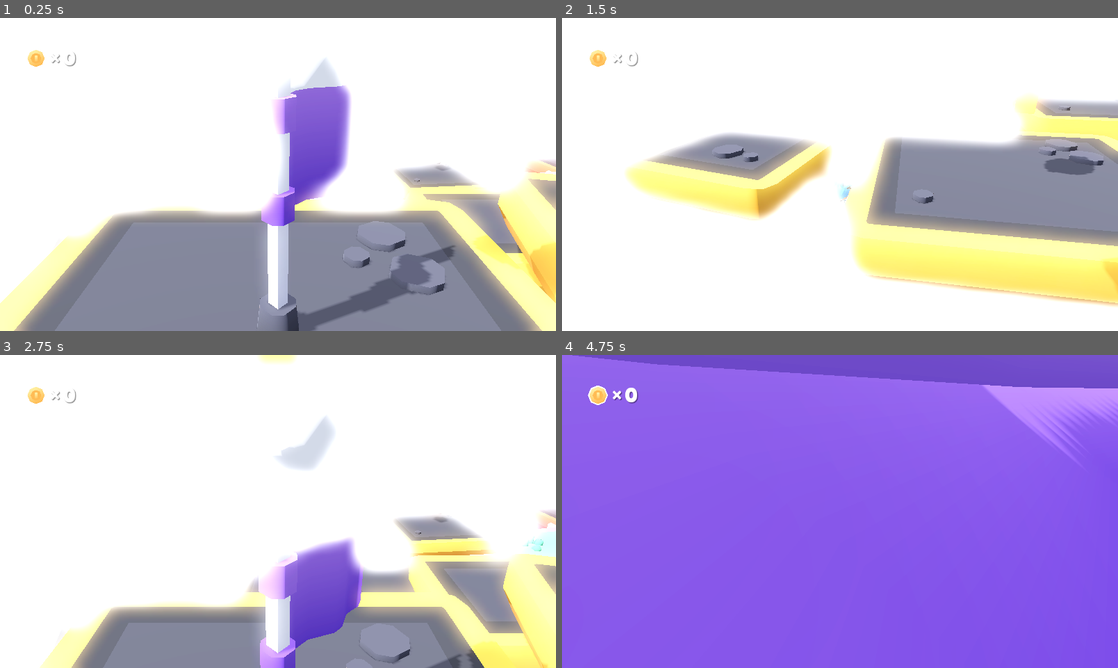
Above: before the commit, frames 1-4 (two rows, left to right).
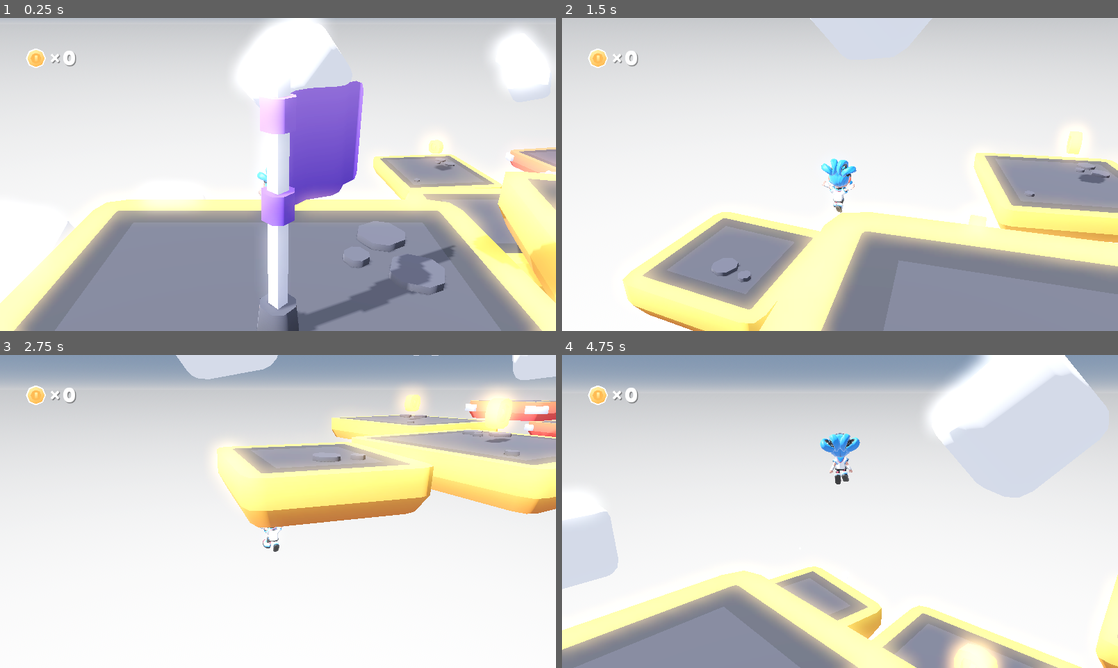
Above: after the commit, the same moments.

Repository: LucasTMartins/plataform-game
Game: Godot game, scene res://scenes/main.tscn
Two runs of this game, one before a commit and one after it. Both use one fixed random seed, a clock stepped at 60 frames per second and the inputs below.
Inputs (mouse positions are in pixels of both pictures, inside the frame that each line leads up to):
- Up to frame 1 (0.25 s): no input
- Up to frame 2 (1.5 s): tap Enter (ui_accept) at 0.5 s; move the mouse to (867, 174) at 0.52 s; hold W (move_forward) from 0.53 s (still down); tap Space (jump) at 0.6, 0.77, 1.07 s; move the mouse to (812, 174) at 1.27 s; tap Down (camera_down) at 1.35 s
- Up to frame 3 (2.75 s): keep holding W (move_forward); tap Space (jump) at 1.52, 1.55, 1.82, 2.3 s; move the mouse to (289, 505) at 2.02 s; tap Left (camera_left) at 2.1 s
- Up to frame 4 (4.75 s): keep holding W (move_forward); move the mouse to (834, 517) at 2.77 s; tap Right (camera_right) at 2.85 s; tap Space (jump) at 3.02, 3.05, 3.32, 3.77, 3.8, 4.07, 4.35, 4.52 s; move the mouse to (878, 514) at 3.52 s; tap Up (camera_up) at 3.6 s; move the mouse to (795, 508) at 4.27 s

The runs differ from the first frame. In frame 1, 26% of the frame differs, in the area x 0-100%, y 0-71%; in frame 2, 70%; in frame 3, 70%; in frame 4, 100%, in the area x 0-100%, y 0-100%.

Commit message:
update jump force

Diff:
--- a/scenes/main-environment.tres
+++ b/scenes/main-environment.tres
@@ -10,8 +10,8 @@
 sky_material = SubResource("ProceduralSkyMaterial_lg8b7")
 
 [resource]
-background_mode = 1
-background_color = Color(0.752941, 0.776471, 0.827451, 1)
+background_mode = 2
+background_color = Color(0.34999, 0.854988, 0.944924, 1)
 sky = SubResource("Sky_7bk1c")
 ambient_light_source = 2
 ambient_light_color = Color(0.662745, 0.694118, 0.772549, 1)
--- a/shared/sophie_character_controller/sophie_character_controller.gd
+++ b/shared/sophie_character_controller/sophie_character_controller.gd
@@ -12,10 +12,10 @@
 @export var sliding_threshold_velocity := 5.5
 
 @export_group("Jump and throwback")
-@export var jump_orthogonal_control := 4
+@export var jump_orthogonal_control := 7
 @export var jump_parallel_control := 0.7
 @export var terminal_velocity := 20
-@export var first_jump_force := 9.0
+@export var first_jump_force := 13.0
 @export var floor_inertia_frames := 5
 @export var max_frames_holding_jump := 10
 @export var gravity := 35
